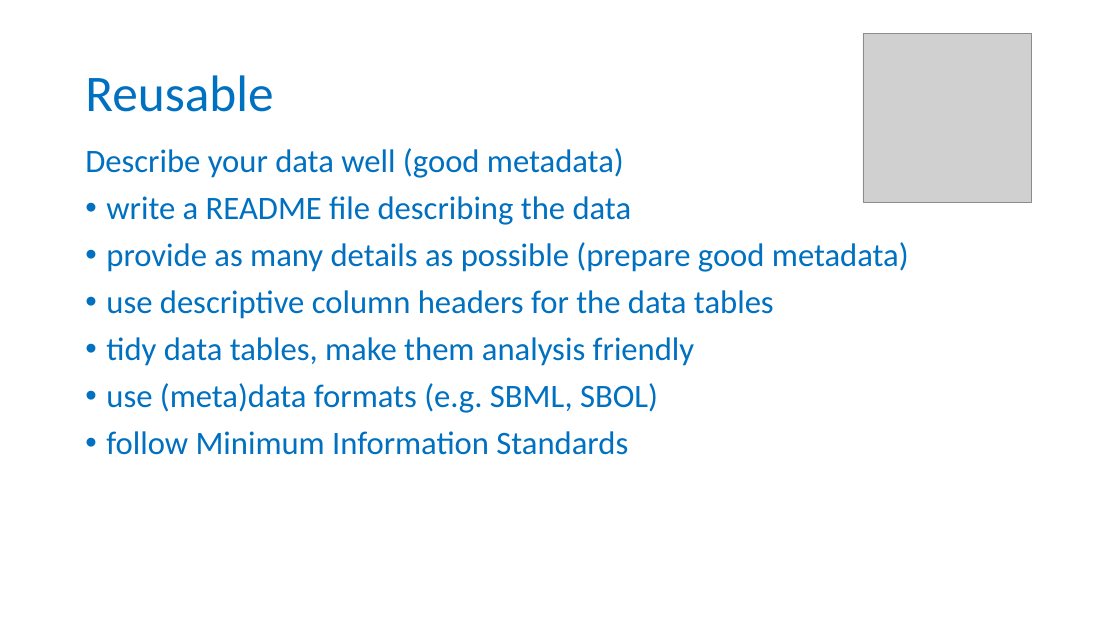
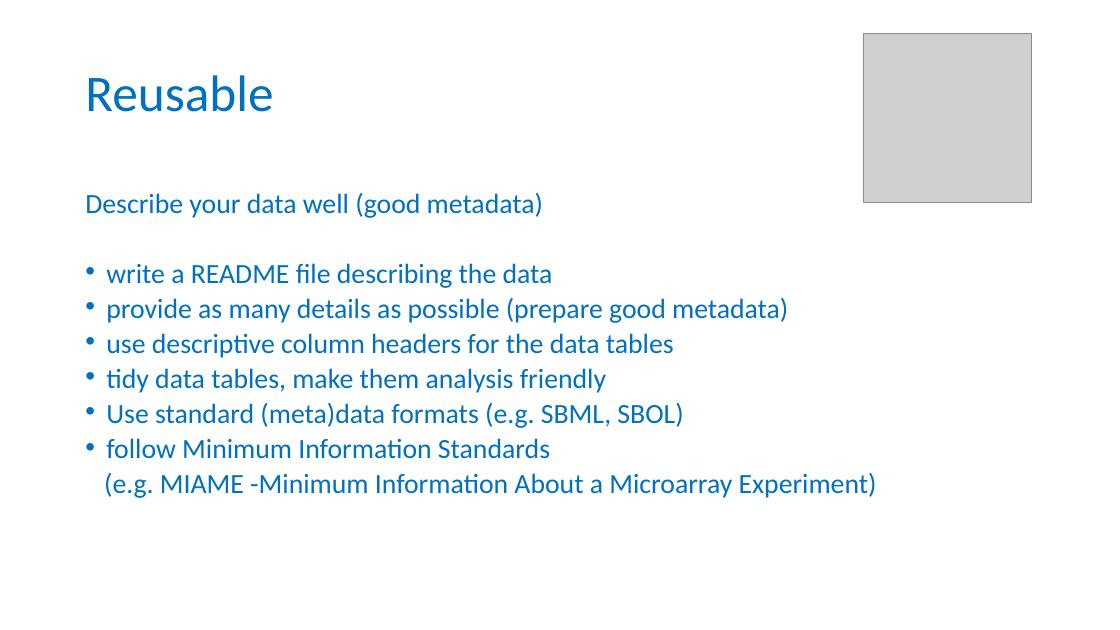
Before and after one commit to carpentries-incubator/fair-for-leaders, a slide deck: slide 12 of instructors/02-Being_FAIR.pptx (slide 13 before the commit). Drawn at 1120x630 pixels with LibreOffice and Linux fonts; fonts in the diff are those of the drawing; grey boxes stand for pictures; background and template pictures are left out. Boxes give left, top, right and bottom in pixels: in the first picture for what was removed or moved away, otherwise in the second. Text is boxed around its words. In the diff, an @@ line names an element or a change of style, - is before the commit and + after.

```diff
--- a/instructors/02-Being_FAIR.pptx
+++ b/instructors/02-Being_FAIR.pptx
@@ text "Describe your data well (good ...": place and size @@
-text "Describe your data well (good ..." at bbox=[85, 148, 909, 455]
+text "Describe your data well (good ..." at bbox=[85, 193, 877, 498]
@@ text at bbox=[85, 193, 788, 459]: size 28 to 23.8 pt in "Describe your data well (good metadata)", "write a README file describing the data", "provide as many details as possible (prepare ...", "use descriptive column headers for the data ..." and 2 more places; line spacing 0.9 to 0.7 @@
@@ text at bbox=[106, 403, 683, 428]: text changed; size 28 to 23.8 pt @@
-• use (meta)data formats (e.g. SBML, SBOL)
+• Use standard (meta)data formats (e.g. SBML, SBOL)
@@ text at bbox=[104, 473, 877, 498]: paragraph added @@
+(e.g. MIAME -Minimum Information About a Microarray Experiment)
```
Also in this commit, not shown: 3 other slides changed.
